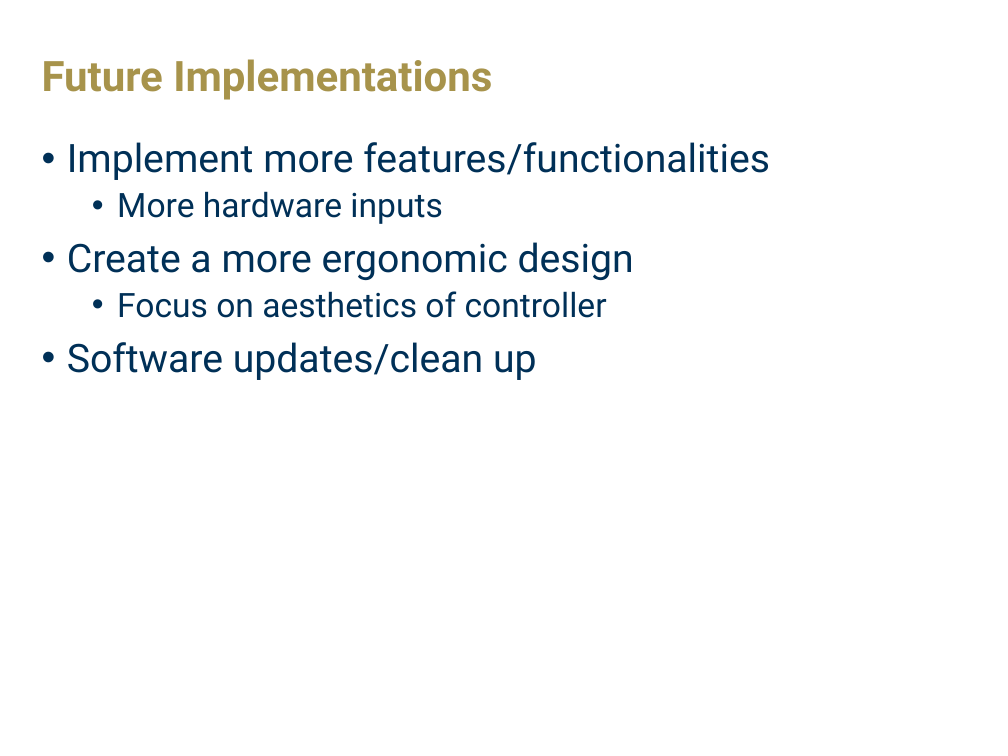
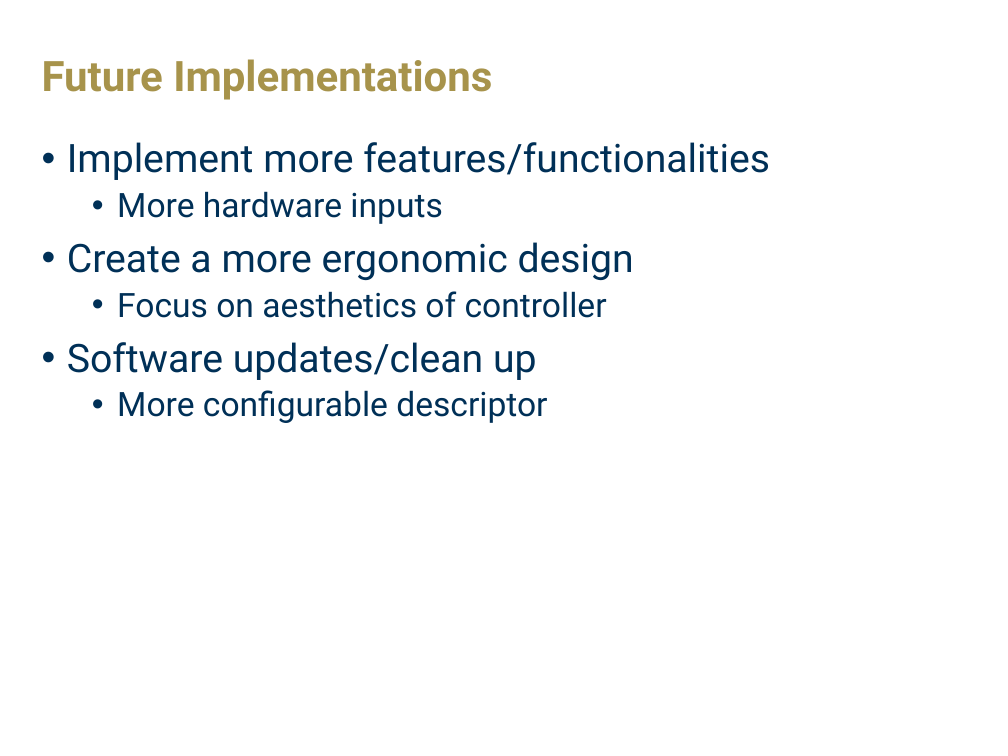
Before and after one commit to VVoruganti/mbed-gamepad-drivers, a slide deck: slide 6 of Gamepad Driver.pptx. Drawn at 1008x756 pixels with LibreOffice and Linux fonts; fonts in the diff are those of the drawing; background and template pictures are left out. Boxes give left, top, right and bottom in pixels: in the first picture for what was removed or moved away, otherwise in the second. Text is boxed around its words. In the diff, an @@ line names an element or a change of style, - is before the commit and + after.

```diff
--- a/Gamepad Driver.pptx
+++ b/Gamepad Driver.pptx
@@ text at bbox=[117, 390, 547, 423]: paragraph added @@
+  • More configurable descriptor
```
Also in this commit, not shown: 1 other slide changed, 1 other file.
